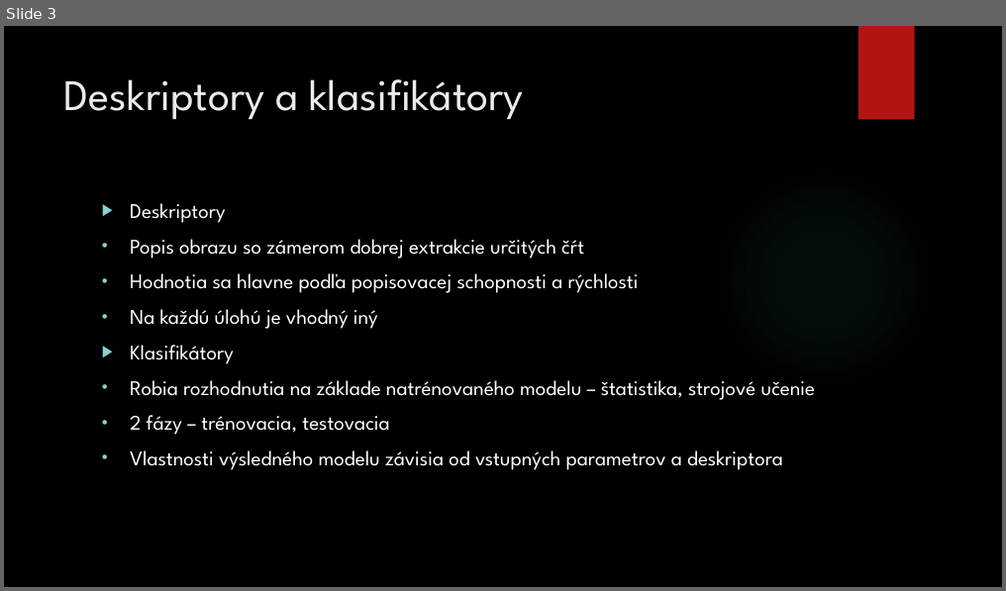
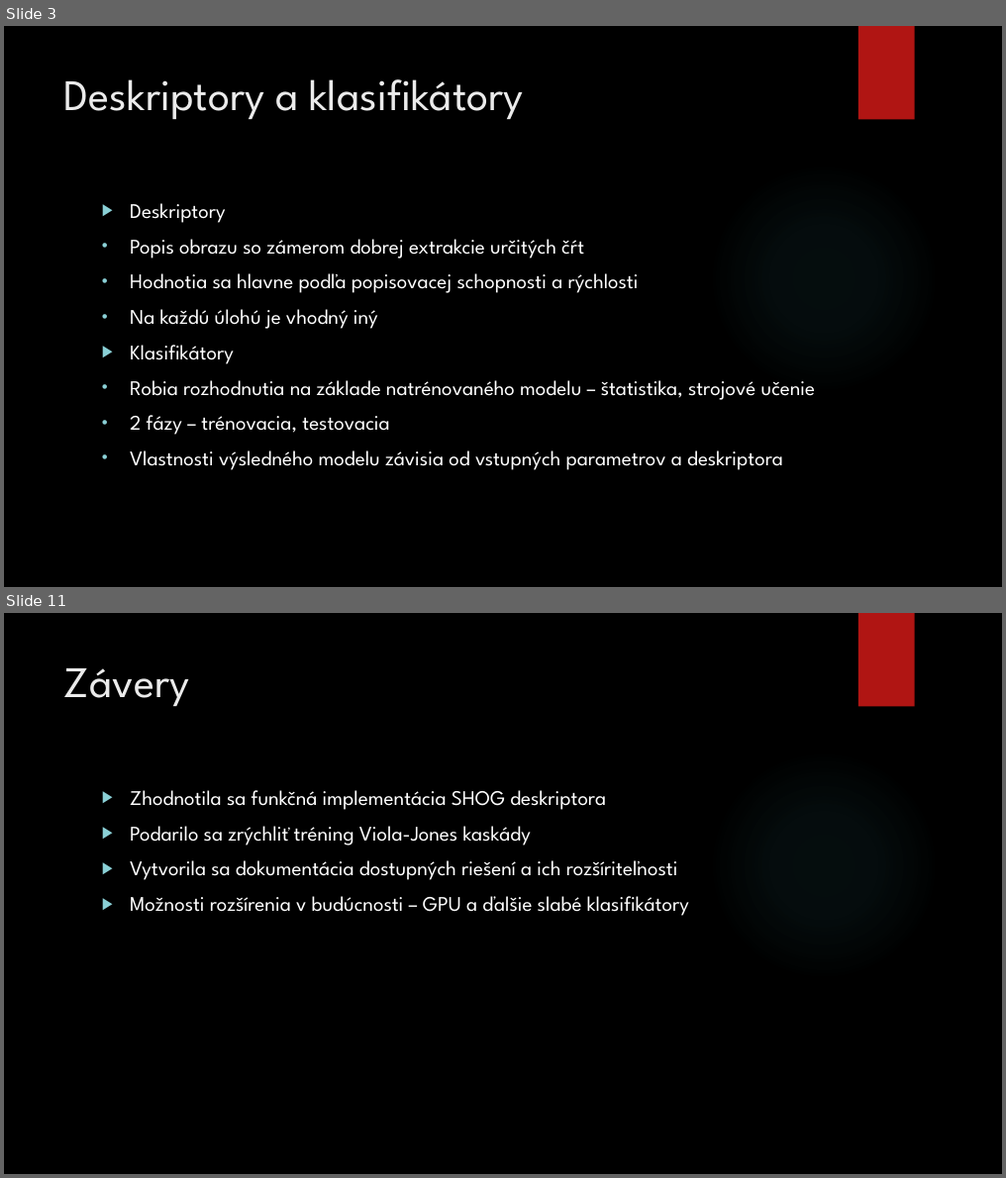
Before and after one commit to killerwife/IngProjekt, a slide deck: Diplomova Praca/PrezentaciaStatnice.pptx. Shown one above the other, each under a label of ours: slide 3 before the commit, slides 3 and 11 after it; the slides between them are not shown. The pictures are 1006x591 and 1006x1178 pixels, drawn with LibreOffice and Linux fonts; fonts in the diff are those of the drawing; background and template pictures are left out. Boxes give left, top, right and bottom in pixels: in the first picture for what was removed or moved away, otherwise in the second. Text is boxed around its words. In the diff, an @@ line names an element or a change of style, - is before the commit and + after.

```diff
--- a/Diplomova Praca/PrezentaciaStatnice.pptx
+++ b/Diplomova Praca/PrezentaciaStatnice.pptx
@@ slide 11 added at (x1=4, y1=613, x2=1002, y2=1174), background picture (left out); not listed: 2 template elements that a slide beside it also shows @@
@@ title added at (x1=64, y1=668, x2=190, y2=706), 42 pt, text #EBEBEB @@
+Závery
@@ text added at (x1=130, y1=790, x2=689, y2=916), 20 pt, text #FFFFFF @@
+▶ Zhodnotila sa funkčná implementácia SHOG deskriptora
+▶ Podarilo sa zrýchliť tréning Viola-Jones kaskády
+▶ Vytvorila sa dokumentácia dostupných riešení a ich rozšíriteľnosti
+▶ Možnosti rozšírenia v budúcnosti – GPU a ďalšie slabé klasifikátory
```
Also in this commit, not shown: 5 slides changed, 4 other slides added, 3 slides removed, 1 other file.
